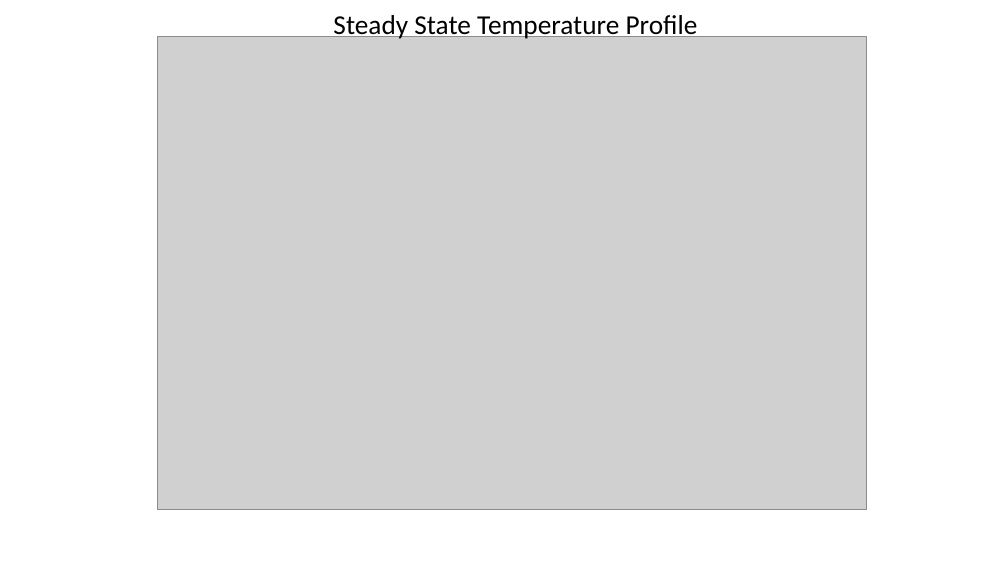
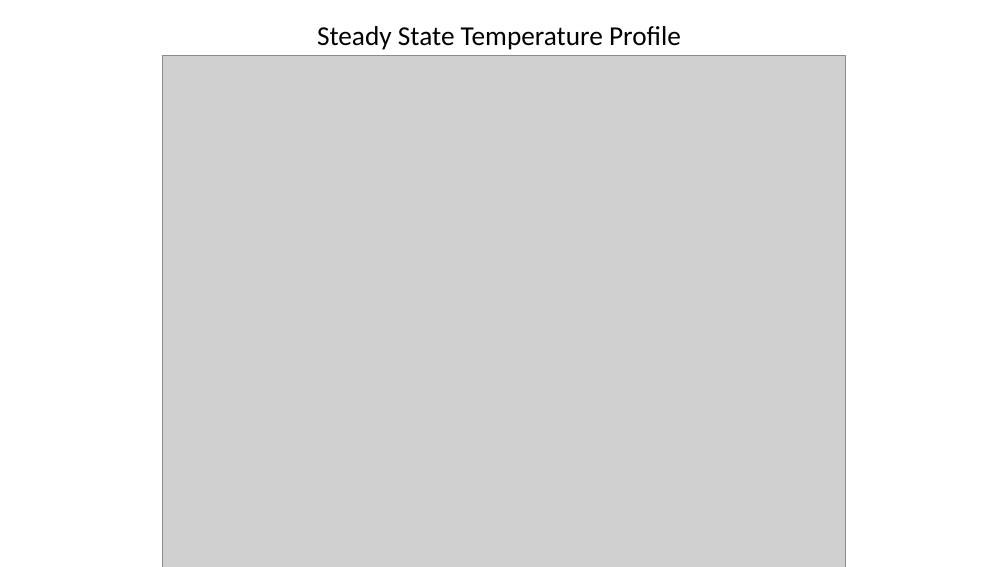
Before and after one commit to rinsane/Subchannel-Analysis, a slide deck: slide 14 of Docs/Presentation Files/Transientfinal.pptx. Drawn at 1008x567 pixels with LibreOffice and Linux fonts; fonts in the diff are those of the drawing; grey boxes stand for pictures. Boxes give left, top, right and bottom in pixels: in the first picture for what was removed or moved away, otherwise in the second. Text is boxed around its words. In the diff, an @@ line names an element or a change of style, - is before the commit and + after.

```diff
--- a/Docs/Presentation Files/Transientfinal.pptx
+++ b/Docs/Presentation Files/Transientfinal.pptx
@@ text "Steady State Temperature Profile": place and size @@
-text "Steady State Temperature Profile" at <box>333,15,698,40</box>
+text "Steady State Temperature Profile" at <box>317,26,681,50</box>
@@ picture: place and size @@
-picture at <box>157,37,867,510</box>
+picture at <box>163,55,845,567</box>
```
Also in this commit, not shown: 12 other slides changed, 1 slide added, 4 slides removed, 16 other files.
